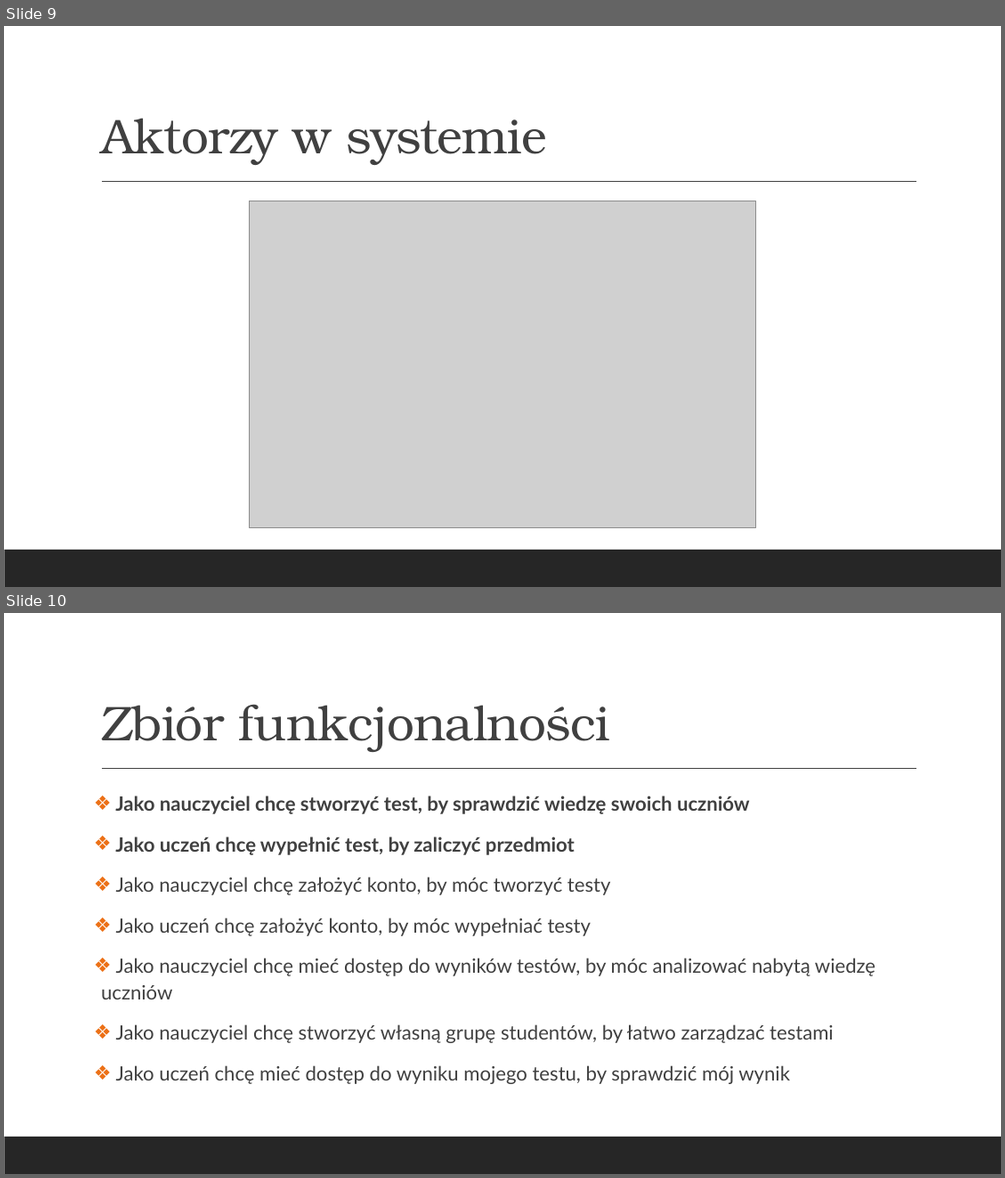
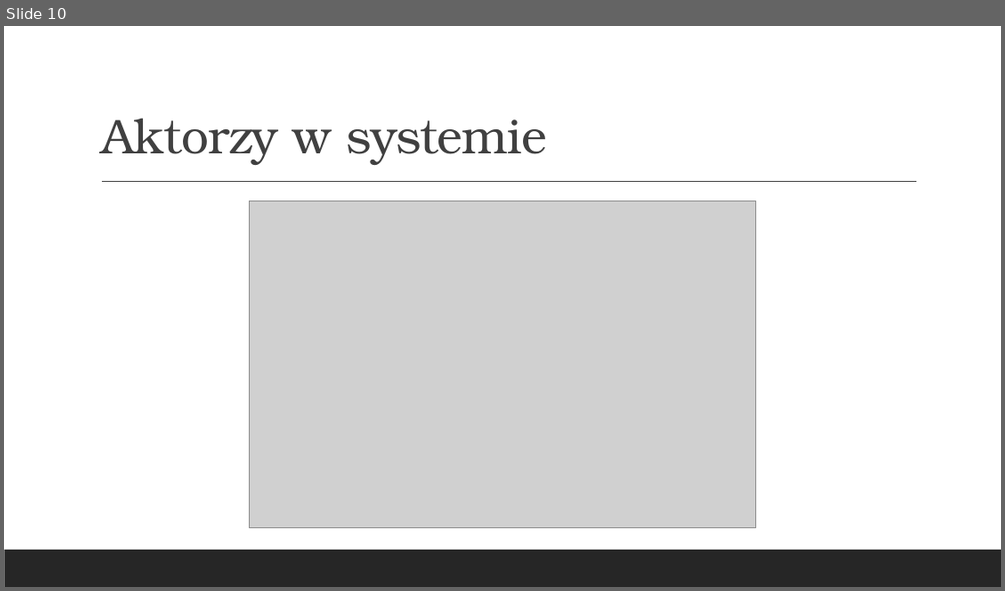
Before and after one commit to hubert-kniola/CodeRevv, a slide deck: pz/1/Z1P1.pptx. Shown one above the other, each under a label of ours: slides 9 and 10 before the commit, slide 10 after it. The pictures are 1005x1178 and 1005x591 pixels, drawn with LibreOffice and Linux fonts; fonts in the diff are those of the drawing; grey boxes stand for pictures. Boxes give left, top, right and bottom in pixels: in the first picture for what was removed or moved away, otherwise in the second. Text is boxed around its words. In the diff, an @@ line names an element or a change of style, - is before the commit and + after.

```diff
--- a/pz/1/Z1P1.pptx
+++ b/pz/1/Z1P1.pptx
@@ slide 10 removed at (4,613,1001,1174), background #FFFFFF; not listed: 2 template elements that a slide beside it also shows @@
@@ title removed at (101,704,610,752) @@
-Zbiór funkcjonalności
@@ text removed at (101,795,875,1084) @@
-❖ Jako nauczyciel chcę stworzyć test, by sprawdzić wiedzę swoich uczniów
-❖ Jako uczeń chcę wypełnić test, by zaliczyć przedmiot
-❖ Jako nauczyciel chcę założyć konto, by móc tworzyć testy
-❖ Jako uczeń chcę założyć konto, by móc wypełniać testy
-❖ Jako nauczyciel chcę mieć dostęp do wyników testów, by móc analizować nabytą wiedzę uczniów
-❖ Jako nauczyciel chcę stworzyć własną grupę studentów, by łatwo zarządzać testami
-❖ Jako uczeń chcę mieć dostęp do wyniku mojego testu, by sprawdzić mój wynik
@@ what was slide 9 is now slide 10 @@
```
Also in this commit, not shown: 5 slides changed, 4 slides added, 3 other slides removed.
